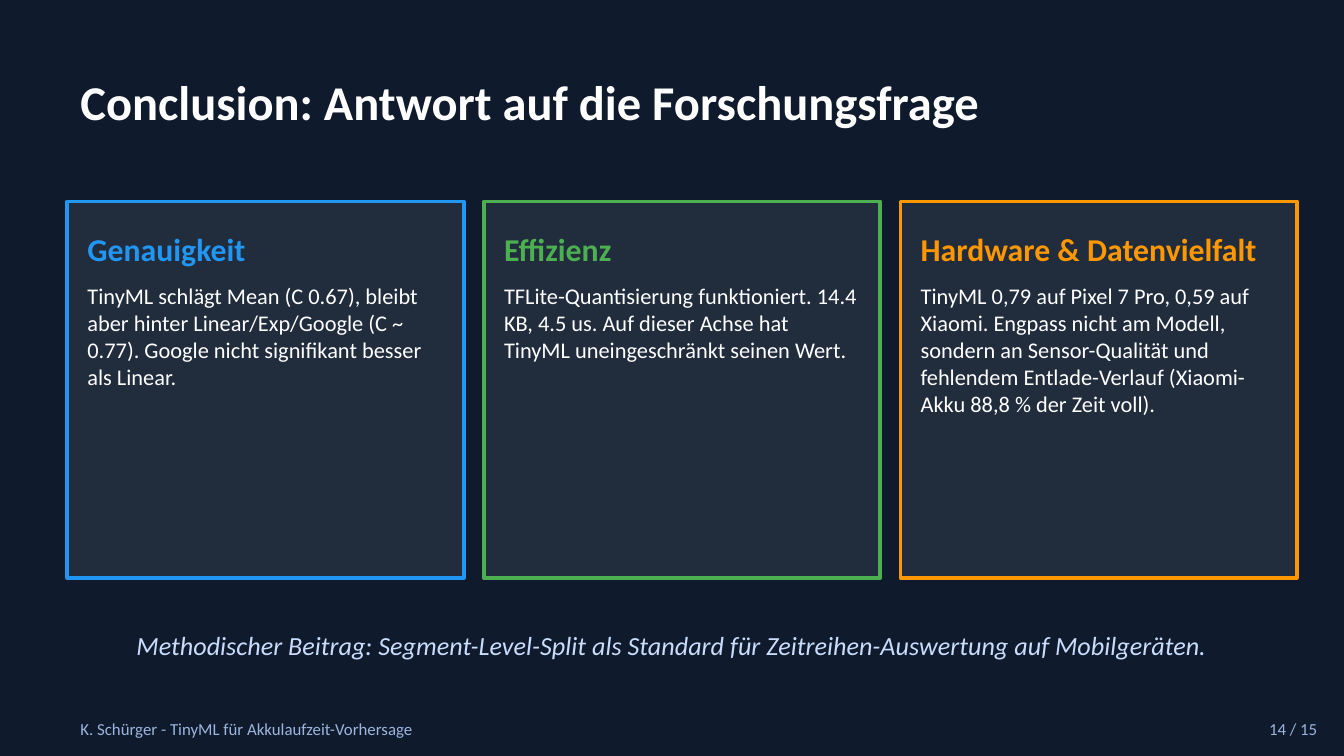
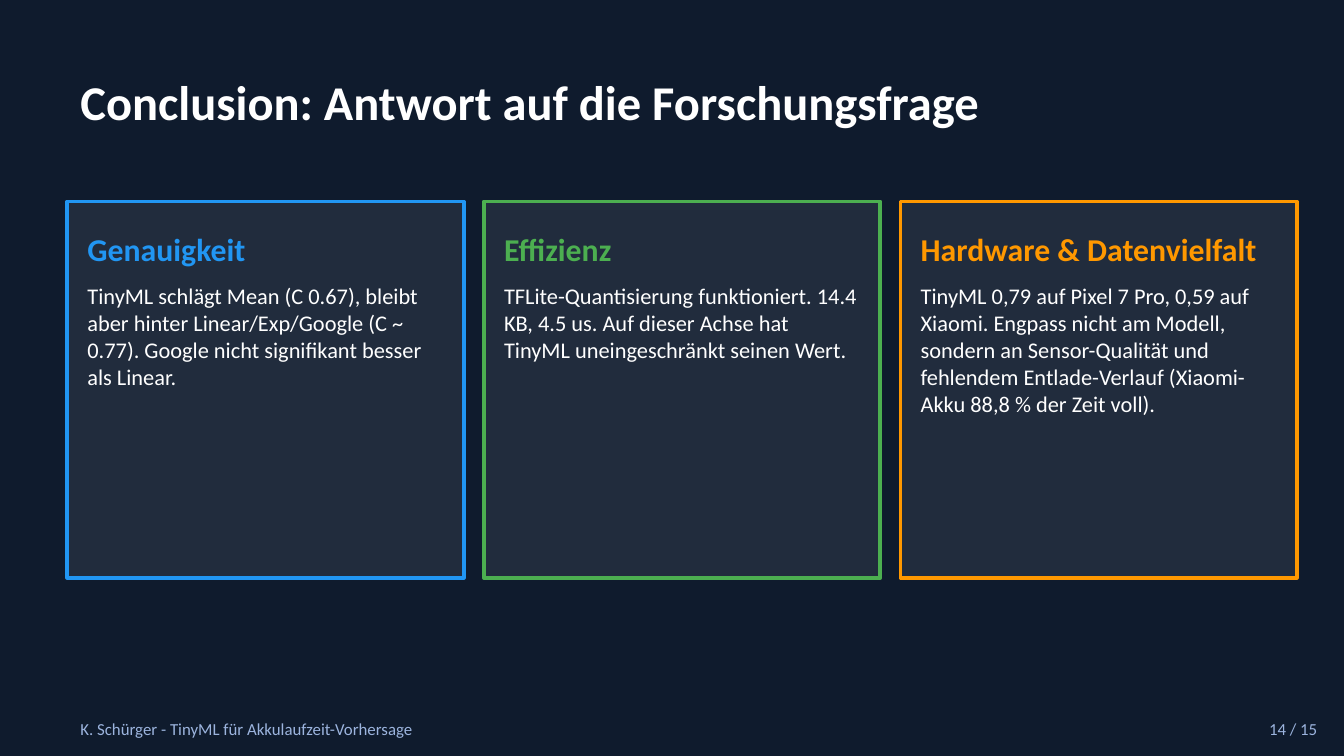
Before and after one commit to Keno-fsdf/HandyUsageRepo, a slide deck: slide 14 of paper/Paper_Verteidigung.pptx. Drawn at 1344x756 pixels with LibreOffice and Linux fonts; fonts in the diff are those of the drawing. Boxes give left, top, right and bottom in pixels: in the first picture for what was removed or moved away, otherwise in the second. Text is boxed around its words. In the diff, an @@ line names an element or a change of style, - is before the commit and + after.

```diff
--- a/paper/Paper_Verteidigung.pptx
+++ b/paper/Paper_Verteidigung.pptx
@@ text removed at [136, 637, 1206, 660] @@
-Methodischer Beitrag: Segment-Level-Split als Standard für Zeitreihen-Auswertung auf Mobilgeräten.
```
Also in this commit, not shown: 1 other slide changed, 1 other file.
